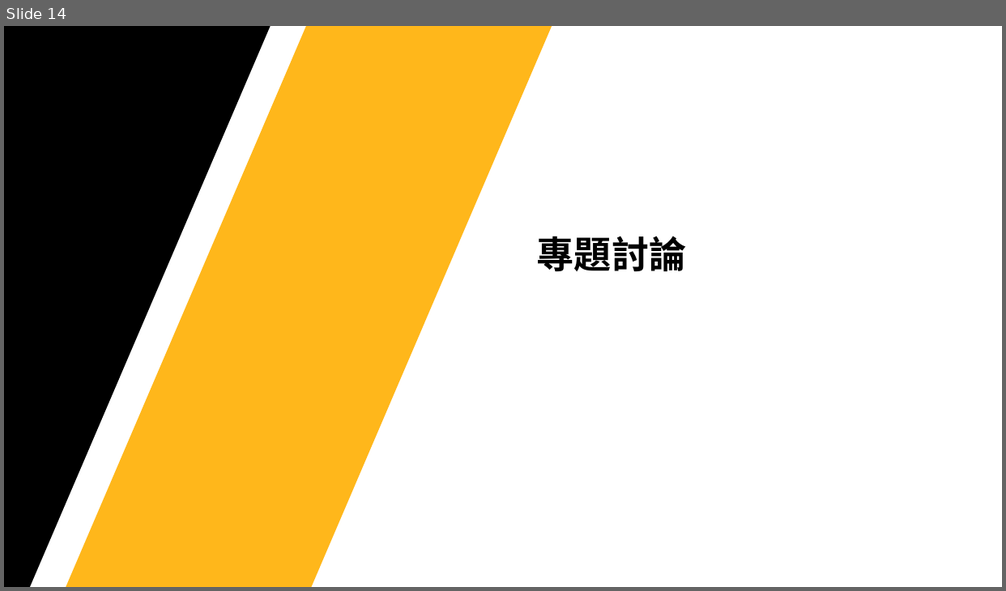
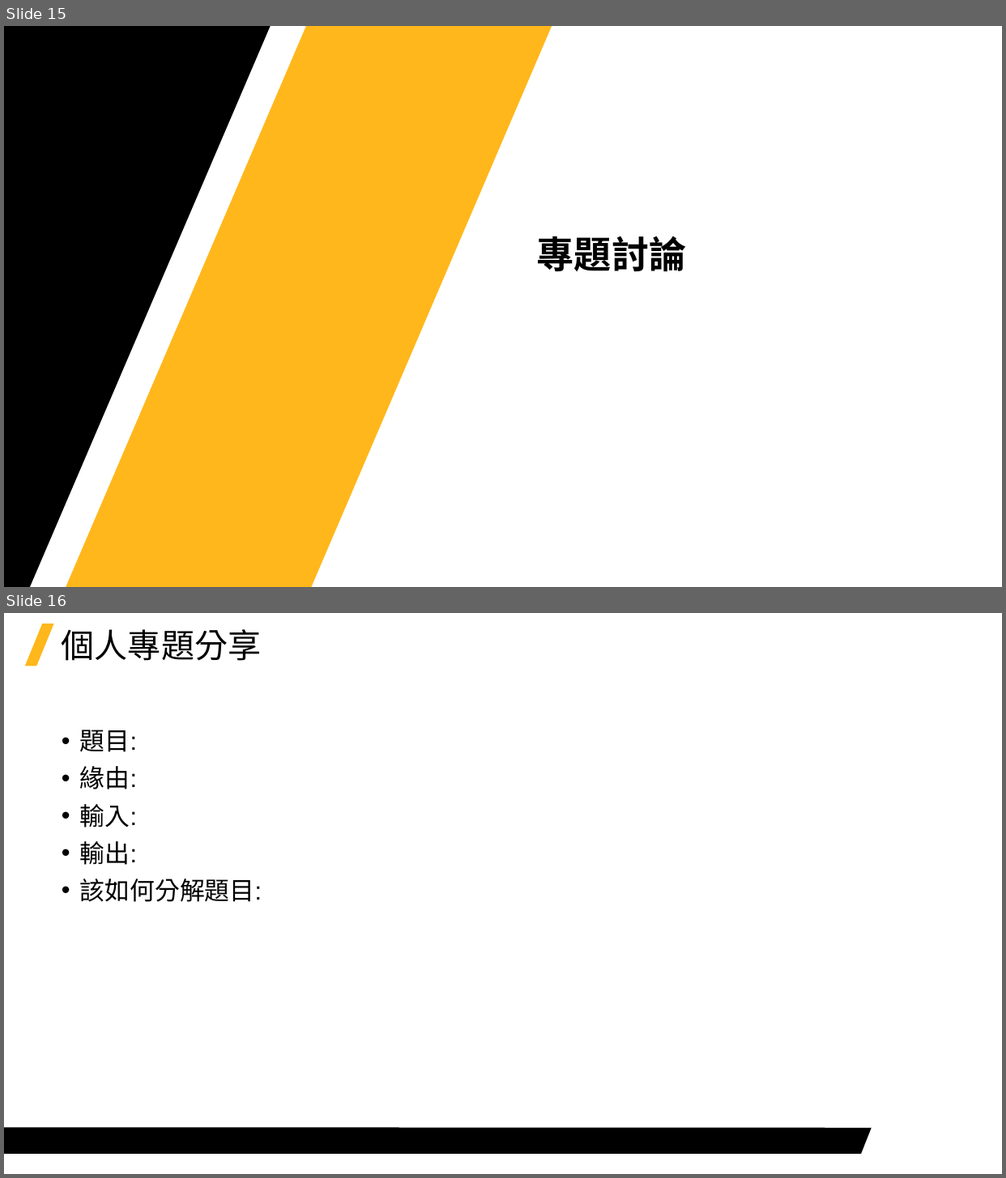
Before and after one commit to Jerrick-cheng/AEDT-Automation-Camp, a slide deck: 上課教材/Week4.pptx. Shown one above the other, each under a label of ours: slide 14 before the commit, slides 15 and 16 after it. The pictures are 1006x591 and 1006x1178 pixels, drawn with LibreOffice and Linux fonts; fonts in the diff are those of the drawing; background and template pictures are left out. Boxes give left, top, right and bottom in pixels: in the first picture for what was removed or moved away, otherwise in the second. Text is boxed around its words. In the diff, an @@ line names an element or a change of style, - is before the commit and + after.

```diff
--- a/上課教材/Week4.pptx
+++ b/上課教材/Week4.pptx
@@ slide 16 added at (x1=4, y1=613, x2=1002, y2=1174), background #FFFFFF @@
@@ parallelogram added at (x1=25, y1=624, x2=54, y2=666), fill #FFB71B @@
@@ title added at (x1=62, y1=629, x2=261, y2=661), 32 pt, text #000000 @@
+個人專題分享
@@ text added at (x1=80, y1=730, x2=262, y2=902), 24 pt, text #000000 @@
+• 題目:
+• 緣由:
+• 輸入:
+• 輸出:
+• 該如何分解題目:
@@ freeform shape added at (x1=4, y1=1128, x2=872, y2=1154), fill #000000 @@
@@ what was slide 14 is now slide 15 @@
```
Also in this commit, not shown: 5 slides changed, 1 other slide added, 5 other files.
